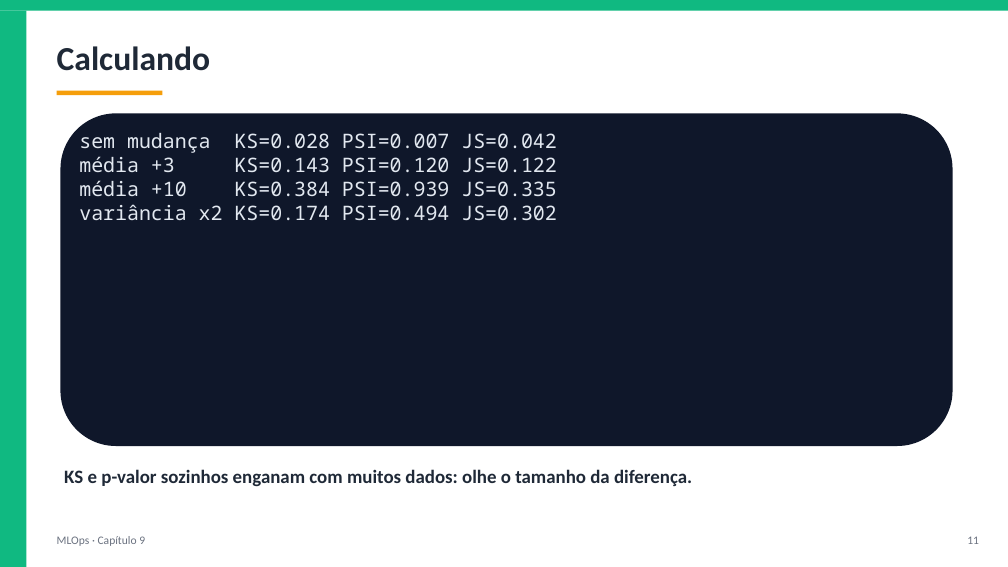
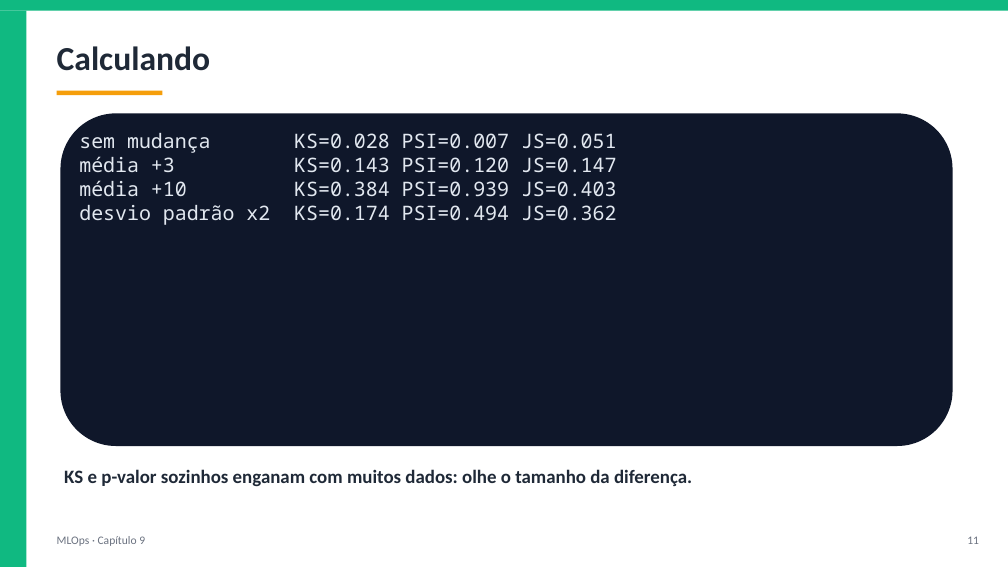
Before and after one commit to arakenmedeiros/claude, a slide deck: slide 11 of mlops/slides/Cap09_Monitoramento_Deriva_de_Dados_e_Retreina.pptx. Drawn at 1008x567 pixels with LibreOffice and Linux fonts; fonts in the diff are those of the drawing. Boxes give left, top, right and bottom in pixels: in the first picture for what was removed or moved away, otherwise in the second. Text is boxed around its words. In the diff, an @@ line names an element or a change of style, - is before the commit and + after.

```diff
--- a/mlops/slides/Cap09_Monitoramento_Deriva_de_Dados_e_Retreina.pptx
+++ b/mlops/slides/Cap09_Monitoramento_Deriva_de_Dados_e_Retreina.pptx
@@ text at (79, 133, 617, 220): text changed @@
-sem mudança KS=0.028 PSI=0.007 JS=0.042
-média +3 KS=0.143 PSI=0.120 JS=0.122
-média +10 KS=0.384 PSI=0.939 JS=0.335
-variância x2 KS=0.174 PSI=0.494 JS=0.302
+sem mudança KS=0.028 PSI=0.007 JS=0.051
+média +3 KS=0.143 PSI=0.120 JS=0.147
+média +10 KS=0.384 PSI=0.939 JS=0.403
+desvio padrão x2 KS=0.174 PSI=0.494 JS=0.362
```
Also in this commit, not shown: 3 other slides changed, 19 other files.
